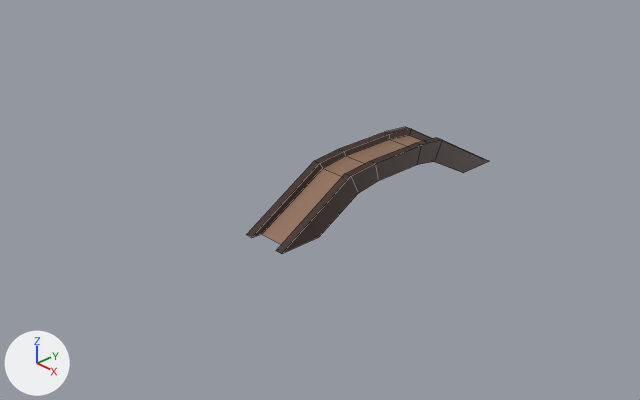
Before and after pictures for a commit that changed the Blender file guild-wars-web/resources/Resources.blend.
One viewpoint serves both versions: a camera (50 mm lens) standing at (0.453, -0.495, 0.322) and looking at (-0.02, -0.049, 0.006). The lights are fixed; the arrows at lower left show +X, +Y and +Z. The picture after the commit comes second. Mesh edges are drawn as thin lines. The same objects are shown in both versions, whatever each file hides.
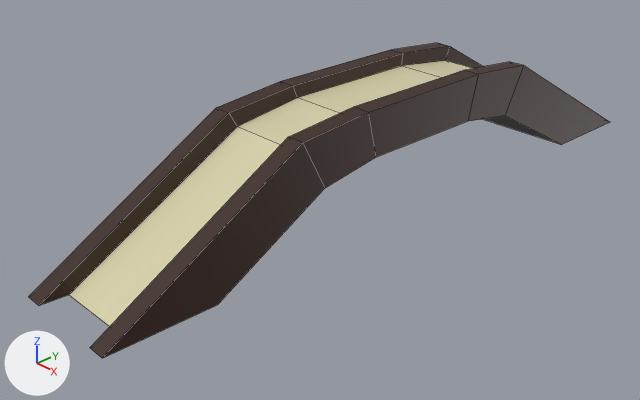
What differs and where, as boxes [x1, y1, x2, y2] in the pictures (640 x 400 px):
'Cube.002', recoloured, reshaped (140% wider, 147% taller)
    before: [247, 127, 489, 254]
    after: [29, 43, 610, 358]

The change in detail:
Material 'Material.004' (mat_material_004) changes colour from brown #906e58 to beige #dad2ac; in linear values from (0.281, 0.157, 0.0966) to (0.698, 0.646, 0.414).
me_cube_002 is used by ob_cube_002; location (0.0, 0.0, 0.0); scale (0.25, 0.25, 0.25).
me_cube_002 had 48 vertices, 37 faces and spanned x -0.088..0.076, y -0.499..0.5, z 0.005..0.178.
me_cube_002 now has 48 vertices, 37 faces and spans x -0.204..0.176, y -1.156..1.159, z 0.012..0.411.
me_cube_002 part 1: the whole mesh is multiplied about the mesh origin by the matrix ((2.316, 0.0, 0.0), (0.0, 2.316, 0.0), (0.0, 0.0, 2.316)).
